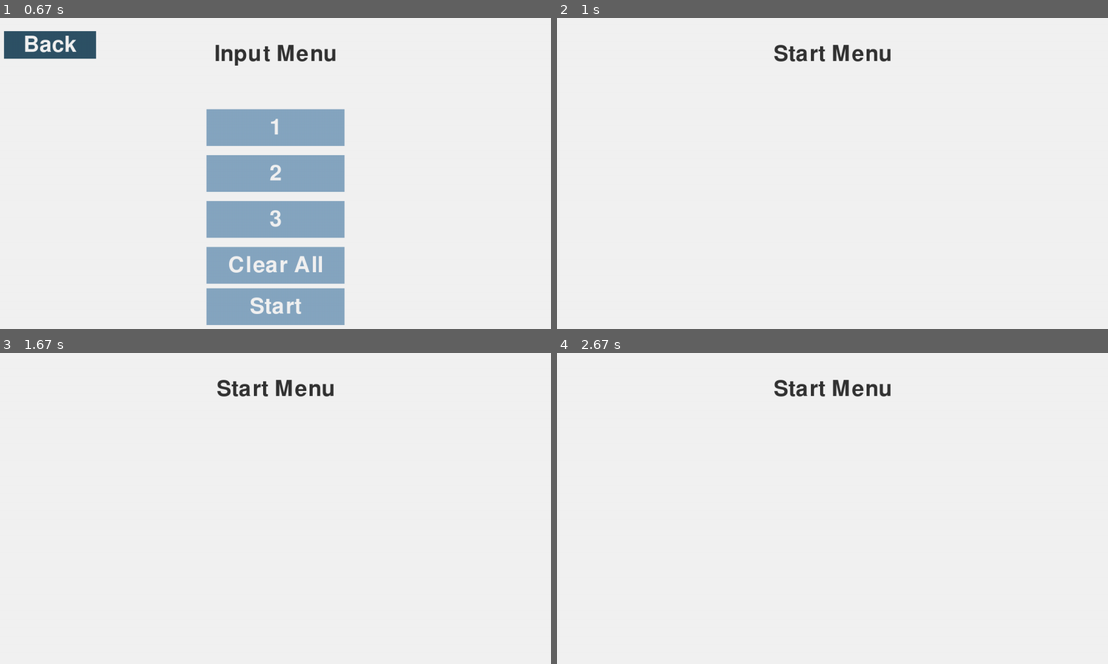
Above: before the commit, frames 1-4 (two rows, left to right).
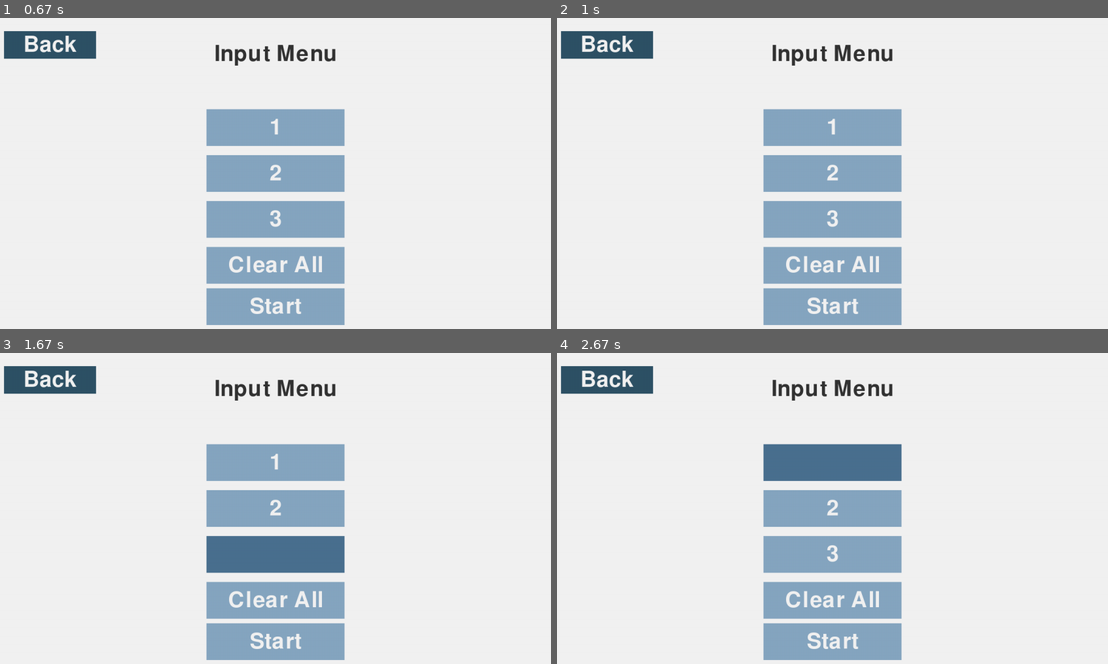
Above: after the commit, the same moments.

Repository: Leina85/A-Level-NEA
Game: pygame game, started from NEA/pipeline/Doc-NEA/P2.py
Two runs of this game, one before a commit and one after it. Both use one fixed random seed, a clock stepped at 60 frames per second and the inputs below.
Inputs (mouse positions are in pixels of both pictures, inside the frame that each line leads up to):
- Up to frame 1 (0.67 s): click (253, 189) at 0.38 s
- Up to frame 2 (1 s): click "Start" at 0.72 s
- Up to frame 3 (1.67 s): click (275, 555) at 1.05 s, where only the run after the commit has a clickable "3"; tap Enter at 1.33 s
- Up to frame 4 (2.67 s): click (832, 598) at 1.72 s, where only the run after the commit has a clickable "Clear All"; click (838, 542) at 2.05 s; click (810, 452) at 2.38 s

Frame 1 is identical in both runs. In frame 2, 16% of the frame differs, in the area x 0-63%, y 4-99%; in frame 3, 16%; in frame 4, 16%.

Commit message:
command line outputs upon clicking start button instead of when pressing enter

Diff:
--- a/NEA/pipeline/Doc-NEA/P2.py
+++ b/NEA/pipeline/Doc-NEA/P2.py
@@ -99,6 +99,26 @@
 
                         # Handle navigation
                         if 'target' in btn_data:
+                            # Check if Start button and validate inputs
+                            if btn_key == 'start':
+                                # Check if all input fields have values
+                                all_filled = True
+                                for key, data in screen_info['buttons'].items():
+                                    if data.get('input') and not data['text']:
+                                        all_filled = False
+                                        break
+
+                                # Only proceed if all inputs are filled
+                                if not all_filled:
+                                    break
+
+                                # Print all inputs
+                                print("\n=== Input Menu Values ===")
+                                for key, data in screen_info['buttons'].items():
+                                    if data.get('input'):
+                                        print(f"Input {key}: {data['text']}")
+                                print("=========================\n")
+
                             current_screen = btn_data['target']
                             active_btn = None
                             if 'dropdown_open' in screen_info:
@@ -127,8 +147,6 @@
 
                     if event.key == pygame.K_BACKSPACE:
                         btn_data['text'] = current_text[:-1]
-                    elif event.key == pygame.K_RETURN and current_text:
-                        print(f"Input for button {active_btn} on {screen_info['title']}: {current_text}")
                     elif event.unicode.isdigit() and len(current_text) < 7:
                         btn_data['text'] = current_text + event.unicode
 
